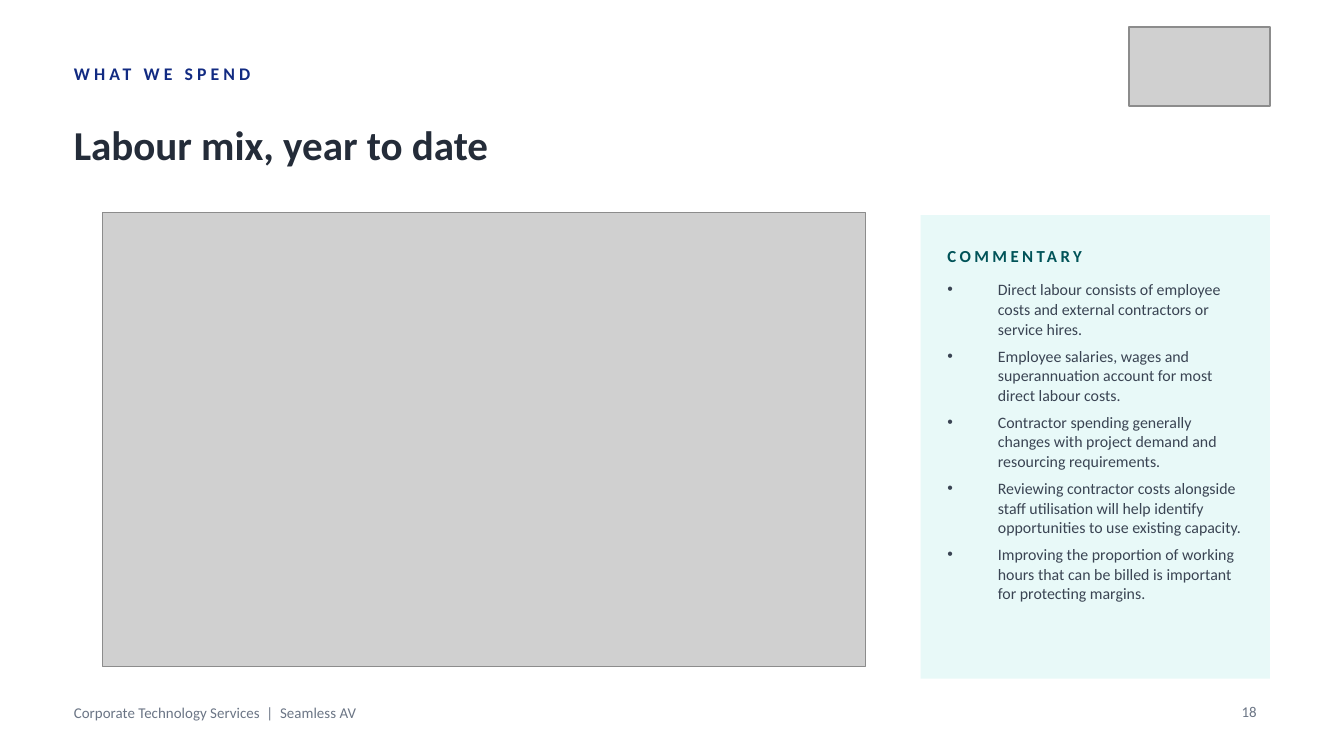
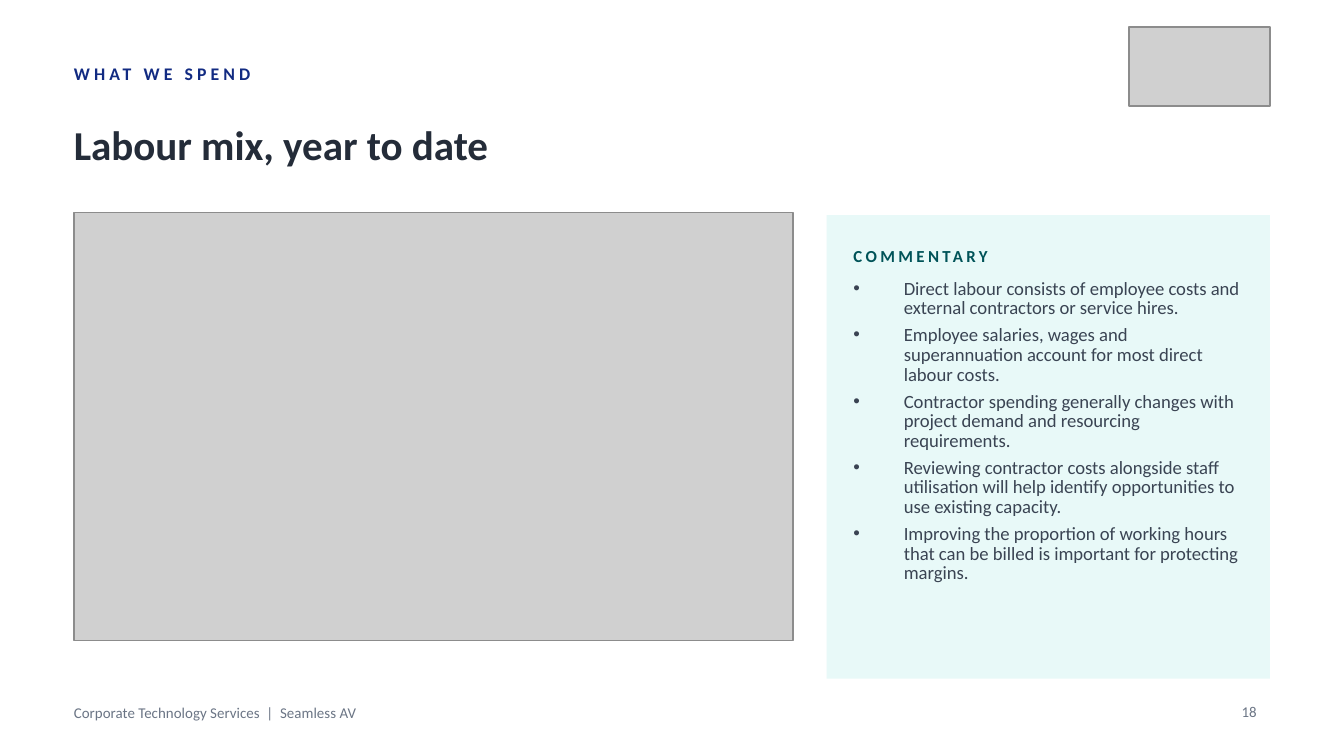
Before and after one commit to WesleyNelson-O33/Claude, a slide deck: slide 18 of deck/CTS Monthly Business Review - 30092026.pptx. Drawn at 1344x756 pixels with LibreOffice and Linux fonts; fonts in the diff are those of the drawing; grey boxes stand for pictures. Boxes give left, top, right and bottom in pixels: in the first picture for what was removed or moved away, otherwise in the second. Text is boxed around its words. In the diff, an @@ line names an element or a change of style, - is before the commit and + after.

```diff
--- a/deck/CTS Monthly Business Review - 30092026.pptx
+++ b/deck/CTS Monthly Business Review - 30092026.pptx
@@ picture resized from (x1=102, y1=212, x2=866, y2=667) to (x1=74, y1=212, x2=793, y2=640) @@
@@ rectangle resized from (x1=921, y1=215, x2=1270, y2=679) to (x1=827, y1=215, x2=1270, y2=679) @@
@@ text "COMMENTARY" rewrapped from (x1=948, y1=239, x2=1243, y2=273) to (x1=853, y1=239, x2=1243, y2=273) @@
@@ text "Direct labour consists of employee ..." moved from (x1=998, y1=284, x2=1241, y2=602) to (x1=904, y1=282, x2=1239, y2=582) @@
@@ text "Direct labour consists of employee ..." at (x1=904, y1=282, x2=1239, y2=582): size 8.5 to 10 pt @@
```
Also in this commit, not shown: 20 other slides changed, 1 other file.
